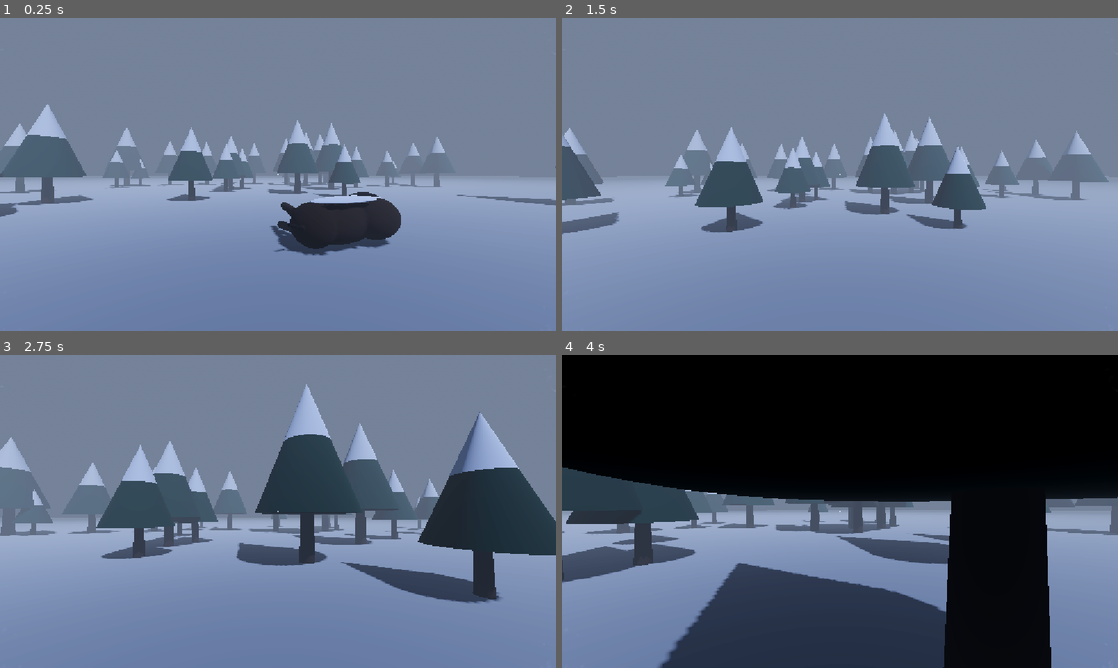
Above: before the commit, frames 1-4 (two rows, left to right).
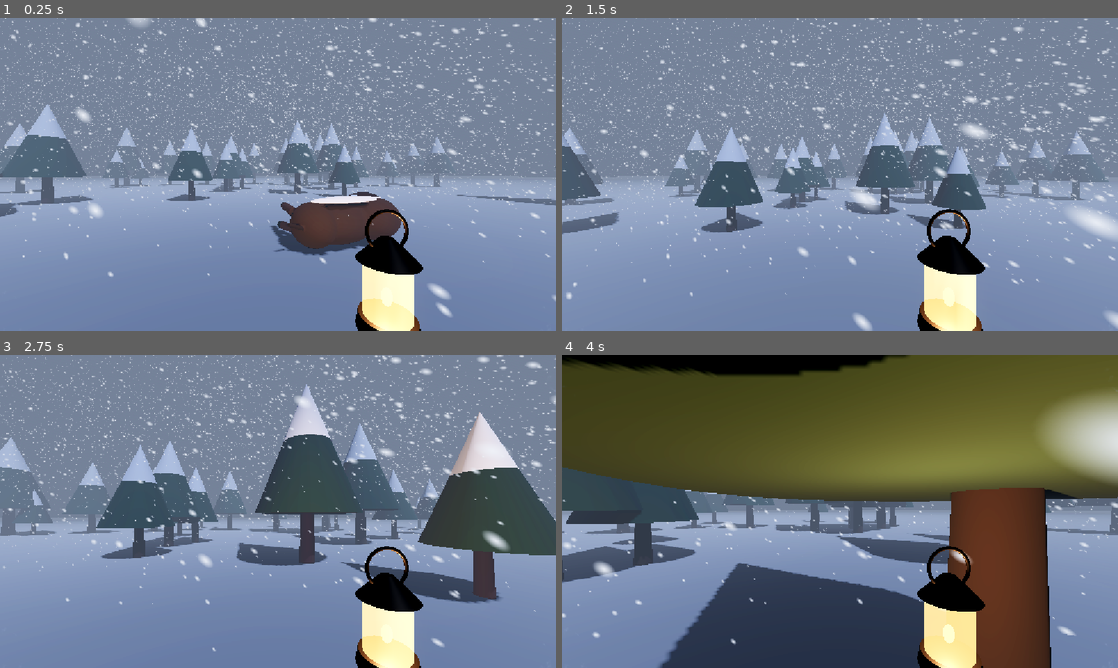
Above: after the commit, the same moments.

Repository: Fardeen16/Warm_Game
Game: Godot game, scene res://scenes/main.tscn
The game is run twice, just before and just after one commit, with the same random seed, the same clock (stepped at 60 frames per second) and the same inputs.
Inputs (mouse positions are in pixels of both pictures, inside the frame that each line leads up to):
- Up to frame 1 (0.25 s): no input
- Up to frame 2 (1.5 s): move the mouse to (867, 174) at 0.52 s; hold E (interact) 0.53-1.28 s; hold W (move_forward) from 0.53 s (still down); tap Space (jump) at 0.77 s; move the mouse to (812, 174) at 1.27 s; tap E (interact) at 1.35 s
- Up to frame 3 (2.75 s): keep holding W (move_forward); tap Space (jump) at 1.52 s; move the mouse to (289, 505) at 2.02 s; hold E (interact) from 2.03 s (still down)
- Up to frame 4 (4 s): keep holding W (move_forward); move the mouse to (834, 517) at 2.77 s; release E (interact) at 2.78 s; tap E (interact) at 2.85 s; tap Space (jump) at 3.02, 3.77 s; move the mouse to (878, 514) at 3.52 s; hold E (interact) from 3.53 s (still down)

The runs differ from the first frame. In frame 1, 11% of the frame differs, in the area x 0-100%, y 0-100%; in frame 2, 9.9%; in frame 3, 9.8%; in frame 4, 53%.

Commit message:
Add handheld lantern that flickers as you freeze; harsher snow
Placeholder lantern in the player's hand lights the snow, flickers and
sputters once freezing sets in, and goes out on death. Snowflakes are now
oval streaks aligned with their flight direction, and a Storm Speed
setting speeds up snow, wind and clouds together.

Co-Authored-By: Claude Opus 5.5 <noreply@anthropic.com>

Diff:
--- a/scenes/main.tscn
+++ b/scenes/main.tscn
@@ -7,6 +7,7 @@
 [ext_resource type="PackedScene" path="res://scenes/props/bison_carcass.tscn" id="5_bison"]
 [ext_resource type="Script" uid="uid://bw6laqe38j5ho" path="res://scripts/hud.gd" id="6_hud"]
 [ext_resource type="Script" uid="uid://bc4g6fchxq11o" path="res://scripts/freeze_effect.gd" id="7_freeze"]
+[ext_resource type="PackedScene" path="res://scenes/props/lantern.tscn" id="8_lantern"]
 
 [sub_resource type="ProceduralSkyMaterial" id="ProceduralSkyMaterial_night"]
 sky_top_color = Color(0.01, 0.012, 0.025, 1)
@@ -103,13 +104,17 @@
 
 [node name="InteractRay" type="RayCast3D" parent="Player/Head/Camera3D" unique_id=1697775168]
 
+[node name="Lantern" parent="Player/Head/Camera3D" instance=ExtResource("8_lantern")]
+transform = Transform3D(1, 0, 0, 0, 1, 0, 0, 0, 1, 0.24, -0.34, -0.45)
+
 [node name="BisonCarcass" parent="." unique_id=1037808181 instance=ExtResource("5_bison")]
 transform = Transform3D(0.866025, 0, 0.5, 0, 1, 0, -0.5, 0, 0.866025, 1.5, 0, -5)
 
 [node name="SnowStorm" type="Node3D" parent="." unique_id=2091973302]
-visible = false
 script = ExtResource("2_storm")
-max_flakes = 60000
+intensity = 0.9
+storm_speed = 1.6
+max_flakes = 100000
 cloud_density_storm = 0.4
 cloud_glow = 0.6
 cloud_coverage = 0.4
--- /dev/null
+++ b/scenes/props/lantern.tscn
@@ -0,0 +1,88 @@
+[gd_scene format=3]
+
+[ext_resource type="Script" path="res://scripts/lantern.gd" id="1_lantern"]
+
+[sub_resource type="StandardMaterial3D" id="StandardMaterial3D_metal"]
+albedo_color = Color(0.13, 0.11, 0.09, 1)
+metallic = 0.8
+roughness = 0.45
+
+[sub_resource type="StandardMaterial3D" id="StandardMaterial3D_glass"]
+transparency = 1
+albedo_color = Color(1, 0.82, 0.55, 0.55)
+roughness = 0.1
+emission_enabled = true
+emission = Color(1, 0.6, 0.25, 1)
+emission_energy_multiplier = 2.0
+
+[sub_resource type="StandardMaterial3D" id="StandardMaterial3D_flame"]
+shading_mode = 0
+albedo_color = Color(1, 0.85, 0.5, 1)
+
+[sub_resource type="CylinderMesh" id="CylinderMesh_base"]
+material = SubResource("StandardMaterial3D_metal")
+top_radius = 0.06
+bottom_radius = 0.065
+height = 0.03
+
+[sub_resource type="CylinderMesh" id="CylinderMesh_glass"]
+material = SubResource("StandardMaterial3D_glass")
+top_radius = 0.05
+bottom_radius = 0.05
+height = 0.12
+
+[sub_resource type="CylinderMesh" id="CylinderMesh_cap"]
+material = SubResource("StandardMaterial3D_metal")
+top_radius = 0.015
+bottom_radius = 0.065
+height = 0.05
+
+[sub_resource type="TorusMesh" id="TorusMesh_handle"]
+material = SubResource("StandardMaterial3D_metal")
+inner_radius = 0.04
+outer_radius = 0.048
+
+[sub_resource type="SphereMesh" id="SphereMesh_flame"]
+material = SubResource("StandardMaterial3D_flame")
+radius = 0.012
+height = 0.04
+
+[node name="Lantern" type="Node3D" node_paths=PackedStringArray("flame")]
+script = ExtResource("1_lantern")
+glow_material = SubResource("StandardMaterial3D_glass")
+flame = NodePath("Model/Flame")
+
+[node name="Model" type="Node3D" parent="."]
+
+[node name="Base" type="MeshInstance3D" parent="Model"]
+position = Vector3(0, 0.015, 0)
+cast_shadow = 0
+mesh = SubResource("CylinderMesh_base")
+
+[node name="Glass" type="MeshInstance3D" parent="Model"]
+position = Vector3(0, 0.09, 0)
+cast_shadow = 0
+mesh = SubResource("CylinderMesh_glass")
+
+[node name="Flame" type="MeshInstance3D" parent="Model"]
+position = Vector3(0, 0.07, 0)
+cast_shadow = 0
+mesh = SubResource("SphereMesh_flame")
+
+[node name="Cap" type="MeshInstance3D" parent="Model"]
+position = Vector3(0, 0.175, 0)
+cast_shadow = 0
+mesh = SubResource("CylinderMesh_cap")
+
+[node name="Handle" type="MeshInstance3D" parent="Model"]
+position = Vector3(0, 0.215, 0)
+rotation_degrees = Vector3(90, 0, 0)
+cast_shadow = 0
+mesh = SubResource("TorusMesh_handle")
+
+[node name="Light" type="OmniLight3D" parent="."]
+position = Vector3(0, 0.09, 0)
+light_color = Color(1, 0.68, 0.38, 1)
+light_energy = 1.6
+shadow_enabled = true
+omni_range = 9.0
--- a/scripts/freeze_effect.gd
+++ b/scripts/freeze_effect.gd
@@ -39,6 +39,7 @@
 
 
 func _ready() -> void:
+	add_to_group("freeze_effect")
 	layer = 10
 	_build_overlay()
 	_build_death_screen()
@@ -69,6 +70,10 @@
 	_material.set_shader_parameter("frost", frost)
 	_material.set_shader_parameter("darkness", darkness)
 	_material.set_shader_parameter("eyelids", eyelids)
+
+
+func is_dead() -> bool:
+	return _dead
 
 
 func _unhandled_input(event: InputEvent) -> void:
--- /dev/null
+++ b/scripts/lantern.gd
@@ -0,0 +1,60 @@
+class_name Lantern
+extends Node3D
+## Handheld lantern. Burns with a soft wobble, then flickers and sputters harder as the
+## player freezes (reads FreezeEffect's exposure), and goes out when they die.
+## Swap the Model node for your own lantern; keep the Light node.
+
+@export var light_energy: float = 1.6
+## Material whose glow follows the flame (the lantern glass). Optional.
+@export var glow_material: StandardMaterial3D
+@export var glow_energy: float = 2.0
+## Small flame mesh that shrinks as the light dims. Optional.
+@export var flame: Node3D
+## Exposure (0-1, from FreezeEffect) at which the flame starts flickering.
+@export_range(0.0, 1.0, 0.01) var flicker_start: float = 0.6
+## How fast it flickers once freezing sets in.
+@export_range(1.0, 40.0, 0.5) var flicker_speed: float = 14.0
+## Seconds for the flame to die out after the player dies.
+@export_range(0.1, 5.0, 0.1) var die_out_time: float = 1.5
+
+@onready var _light: OmniLight3D = $Light
+
+var _noise := FastNoiseLite.new()
+var _time := 0.0
+var _sputter := 0.0
+var _alive := 1.0
+
+
+func _ready() -> void:
+	_noise.noise_type = FastNoiseLite.TYPE_SIMPLEX_SMOOTH
+	_noise.frequency = 1.0
+	_noise.seed = randi()
+
+
+func _process(delta: float) -> void:
+	_time += delta
+	var freeze := get_tree().get_first_node_in_group("freeze_effect")
+	var exposure: float = freeze.exposure if freeze else 0.0
+	var strength := smoothstep(flicker_start, 1.0, exposure)
+
+	# A gentle wobble always, a wild flicker the colder it gets.
+	var level := 1.0 + _noise.get_noise_1d(_time * 3.0) * 0.06
+	level += _noise.get_noise_1d(_time * flicker_speed + 100.0) * strength * 0.8
+
+	# Sputtering: the flame nearly goes out for a moment, more often near the end.
+	if _sputter > 0.0:
+		_sputter -= delta
+		level *= 0.06
+	elif randf() < strength * strength * delta * 4.0:
+		_sputter = randf_range(0.05, 0.3)
+
+	if freeze and freeze.is_dead():
+		_alive = move_toward(_alive, 0.0, delta / die_out_time)
+	level = maxf(level, 0.0) * _alive
+
+	_light.light_energy = light_energy * level
+	if glow_material:
+		glow_material.emission_energy_multiplier = glow_energy * level
+	if flame:
+		flame.visible = level > 0.03
+		flame.scale = Vector3.ONE * lerpf(0.5, 1.0, minf(level, 1.0))
--- a/scripts/snow_storm.gd
+++ b/scripts/snow_storm.gd
@@ -6,10 +6,14 @@
 ## Every value can be tweaked live in the inspector, in the editor or while the game runs.
 
 const CLOUD_SHADER := preload("res://shaders/snow_clouds.gdshader")
+const FLAKE_SHADER := preload("res://shaders/snowflake.gdshader")
 
 @export_group("Storm")
 ## 0 = light flurry, 1 = full blizzard. Scales flakes, wind, haze and clouds together.
 @export_range(0.0, 1.0, 0.01) var intensity: float = 0.75
+## Speeds up the whole storm: falling snow, wind and drifting clouds. 1 = normal.
+## Changing it restarts the snowfall.
+@export_range(0.25, 4.0, 0.05) var storm_speed: float = 1.0
 ## Total number of flakes at full intensity. Changing this restarts the snowfall.
 @export_range(1000, 150000, 1000) var max_flakes: int = 100000
 ## Downward speed of medium flakes (m/s). Small flakes fall a bit faster, large ones slower.
@@ -21,6 +25,9 @@
 @export_range(0.005, 0.3, 0.005) var small_size: float = 0.025
 @export_range(0.005, 0.3, 0.005) var medium_size: float = 0.05
 @export_range(0.005, 0.5, 0.005) var large_size: float = 0.1
+## Flake length relative to its width. Above 1 makes oval flakes stretched along the
+## direction they fly, which reads as faster, harsher snow.
+@export_range(1.0, 6.0, 0.05) var flake_stretch: float = 2.2
 ## How common each class is, relative to the others.
 @export_range(0.0, 1.0, 0.01) var small_share: float = 0.6
 @export_range(0.0, 1.0, 0.01) var medium_share: float = 0.3
@@ -82,7 +89,7 @@
 const SIZE_FALL_MULT: Array[float] = [1.15, 1.0, 0.75]
 
 var _layers: Array[Dictionary] = []
-var _draw_mat: StandardMaterial3D
+var _draw_mat: ShaderMaterial
 var _cloud_volume: FogVolume
 var _cloud_mat: ShaderMaterial
 var _cloud_offset := Vector3.ZERO
@@ -127,17 +134,17 @@
 	flake_tex.width = 32
 	flake_tex.height = 32
 
-	_draw_mat = StandardMaterial3D.new()
-	_draw_mat.shading_mode = BaseMaterial3D.SHADING_MODE_UNSHADED
-	_draw_mat.transparency = BaseMaterial3D.TRANSPARENCY_ALPHA
-	_draw_mat.billboard_mode = BaseMaterial3D.BILLBOARD_PARTICLES
-	_draw_mat.albedo_texture = flake_tex
+	# Faces the camera with each flake's long side along its velocity (align_y below).
+	_draw_mat = ShaderMaterial.new()
+	_draw_mat.shader = FLAKE_SHADER
+	_draw_mat.set_shader_parameter("flake_tex", flake_tex)
 
 
 func _build_layer(size_class: int) -> Dictionary:
 	var process_mat := ParticleProcessMaterial.new()
 	process_mat.emission_shape = ParticleProcessMaterial.EMISSION_SHAPE_BOX
 	process_mat.gravity = Vector3.ZERO
+	process_mat.particle_flag_align_y = true
 	process_mat.scale_min = 0.8
 	process_mat.scale_max = 1.2
 
@@ -214,7 +221,7 @@
 	_time += delta
 
 	_update_wind_angle(delta)
-	var base_wind := Vector3(cos(_wind_angle), 0.0, sin(_wind_angle)) * wind_strength * intensity
+	var base_wind := Vector3(cos(_wind_angle), 0.0, sin(_wind_angle)) * wind_strength * intensity * storm_speed
 	var gust := 1.0 + gustiness * _gust_noise.get_noise_1d(_time * gust_frequency)
 	var sizes: Array[float] = [small_size, medium_size, large_size]
 	var size_shares: Array[float] = [small_share, medium_share, large_share]
@@ -227,7 +234,7 @@
 
 		var share := size_shares[size_class] / size_total if size_total > 0.0 else 0.0
 		var amount := int(max_flakes * share)
-		var fall := fall_speed * SIZE_FALL_MULT[size_class]
+		var fall := fall_speed * SIZE_FALL_MULT[size_class] * storm_speed
 		var lifetime := area_height / fall
 		var flake_velocity := base_wind * gust + Vector3.DOWN * fall
 
@@ -246,12 +253,12 @@
 		process_mat.initial_velocity_min = speed * 0.85
 		process_mat.initial_velocity_max = speed * 1.15
 		process_mat.emission_box_extents = Vector3(area_size * 0.5, 0.5, area_size * 0.5)
-		(layer.quad as QuadMesh).size = Vector2.ONE * sizes[size_class]
+		(layer.quad as QuadMesh).size = Vector2(1.0, flake_stretch) * sizes[size_class]
 
 		# Spawn upwind and above the area so the flakes land across it.
 		particles.global_position = global_position + Vector3.UP * area_height - base_wind * lifetime
 
-	_draw_mat.albedo_color = snow_color
+	_draw_mat.set_shader_parameter("color", snow_color)
 
 	_cloud_volume.visible = clouds_enabled
 	_cloud_volume.size = Vector3(area_size * 2.0, cloud_height, area_size * 2.0)
--- /dev/null
+++ b/shaders/snowflake.gdshader
@@ -0,0 +1,29 @@
+shader_type spatial;
+render_mode unshaded, cull_disabled;
+// Snowflake quad that faces the camera while its long side follows the direction the flake
+// flies (the particle's Y axis, set by align_y in SnowStorm), so stretched flakes streak.
+
+uniform sampler2D flake_tex : source_color, filter_linear;
+uniform vec4 color : source_color = vec4(1.0);
+
+void vertex() {
+	vec3 center = MODEL_MATRIX[3].xyz;
+	vec3 along = MODEL_MATRIX[1].xyz;
+	float width = length(MODEL_MATRIX[0].xyz);
+	float len = length(along);
+	along /= max(len, 0.0001);
+
+	vec3 to_camera = normalize(CAMERA_POSITION_WORLD - center);
+	vec3 side = cross(along, to_camera);
+	// Looking straight down the flight path: fall back to the screen's horizontal.
+	side = length(side) > 0.001 ? normalize(side) : INV_VIEW_MATRIX[0].xyz;
+
+	vec3 world = center + side * VERTEX.x * width + along * VERTEX.y * len;
+	POSITION = PROJECTION_MATRIX * VIEW_MATRIX * vec4(world, 1.0);
+}
+
+void fragment() {
+	vec4 tex = texture(flake_tex, UV);
+	ALBEDO = color.rgb * tex.rgb;
+	ALPHA = color.a * tex.a;
+}
Not shown, added: scripts/lantern.gd.uid
Not shown, added: shaders/snowflake.gdshader.uid
